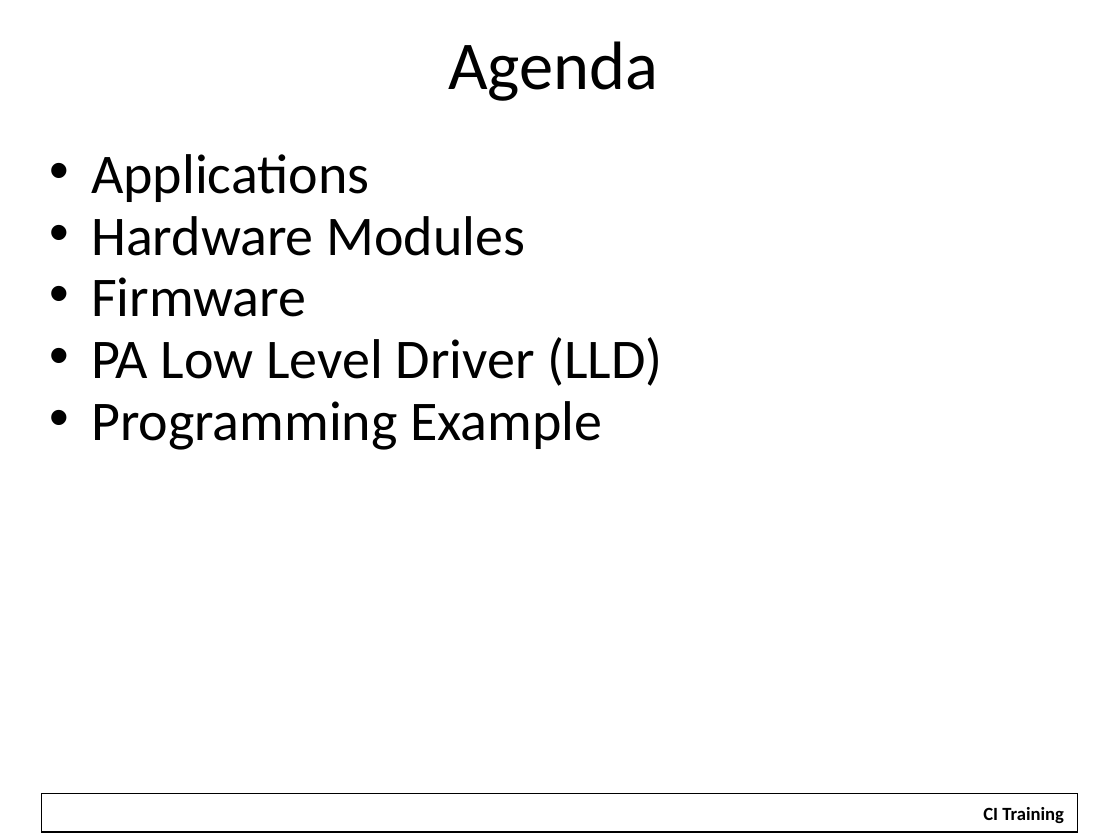
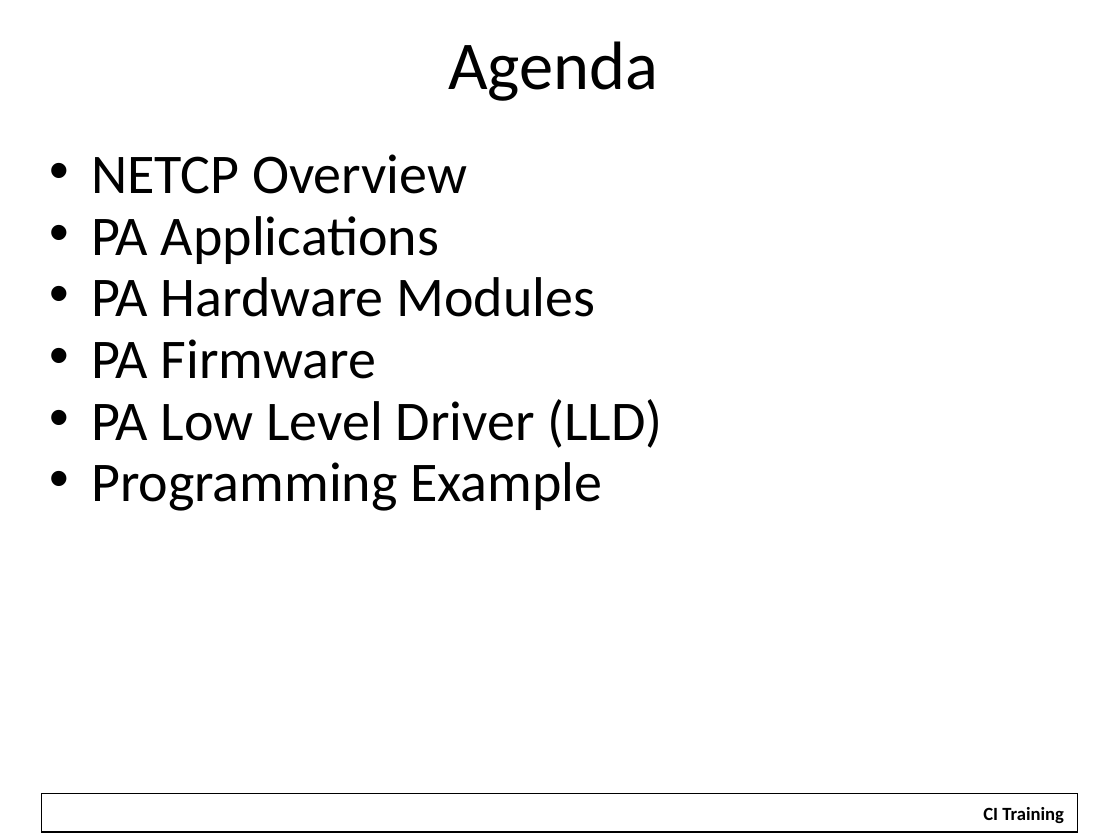
Before and after one commit to hari1989/keystone-workshop, a slide deck: slide 2 of slides/KeyStone NETCP PA.pptx. Drawn at 1120x840 pixels with LibreOffice and Linux fonts; fonts in the diff are those of the drawing; background and template pictures are left out. Boxes give left, top, right and bottom in pixels: in the first picture for what was removed or moved away, otherwise in the second. Text is boxed around its words. In the diff, an @@ line names an element or a change of style, - is before the commit and + after.

```diff
--- a/slides/KeyStone NETCP PA.pptx
+++ b/slides/KeyStone NETCP PA.pptx
@@ text at (91,154,595,379): text changed @@
-• Applications
-• Hardware Modules
-• Firmware
+• NETCP Overview
+• PA Applications
+• PA Hardware Modules
+• PA Firmware
```
Also in this commit, not shown: 11 other slides changed, 3 slides added, 2 slides removed.
